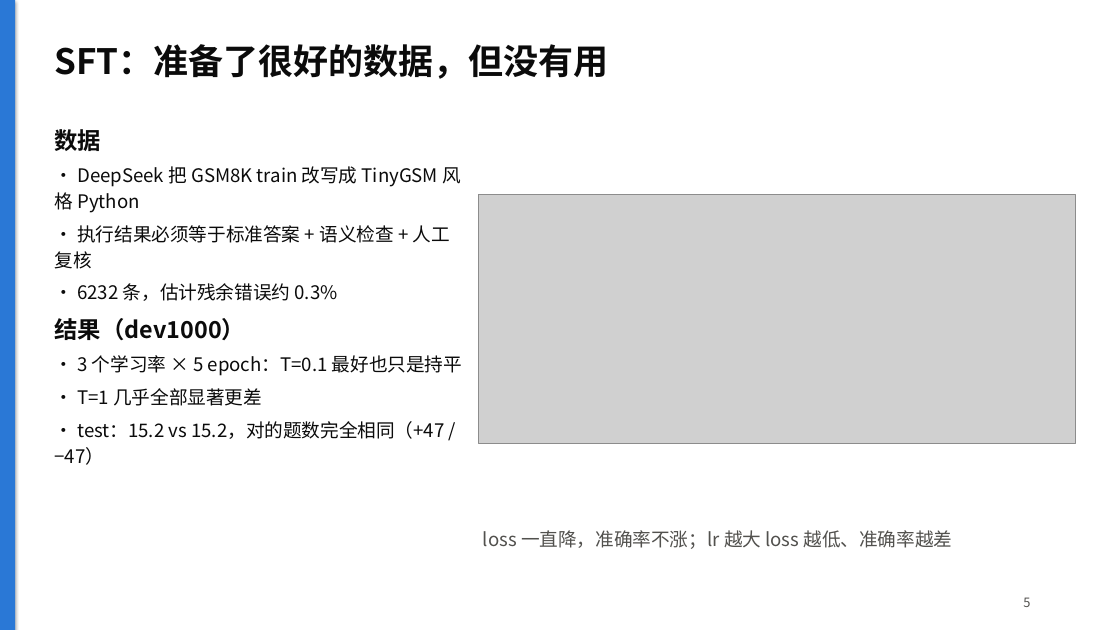
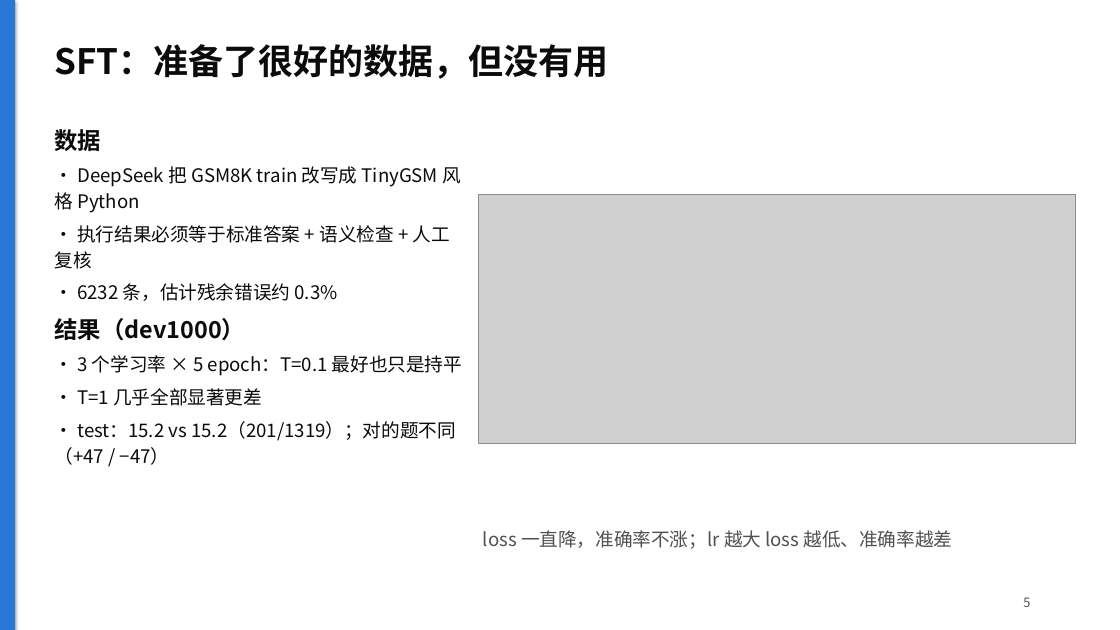
Before and after one commit to NonEspoir/dllm, a slide deck: slide 5 of docs/slides.pptx. Drawn at 1120x630 pixels with LibreOffice and Linux fonts; fonts in the diff are those of the drawing; grey boxes stand for pictures. Boxes give left, top, right and bottom in pixels: in the first picture for what was removed or moved away, otherwise in the second. Text is boxed around its words. In the diff, an @@ line names an element or a change of style, - is before the commit and + after.

```diff
--- a/docs/slides.pptx
+++ b/docs/slides.pptx
@@ text at (55,421,456,465): text changed @@
-• test：15.2 vs 15.2，对的题数完全相同（+47 / −47）
+• test：15.2 vs 15.2（201/1319）；对的题不同（+47 / −47）
```
Also in this commit, not shown: 2 other slides changed, 1 other file.
